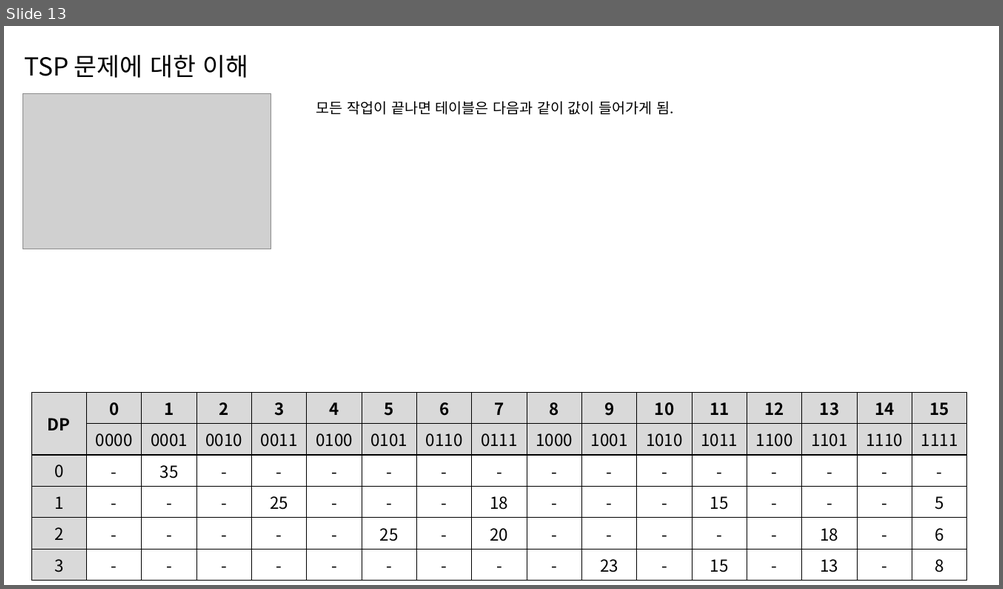
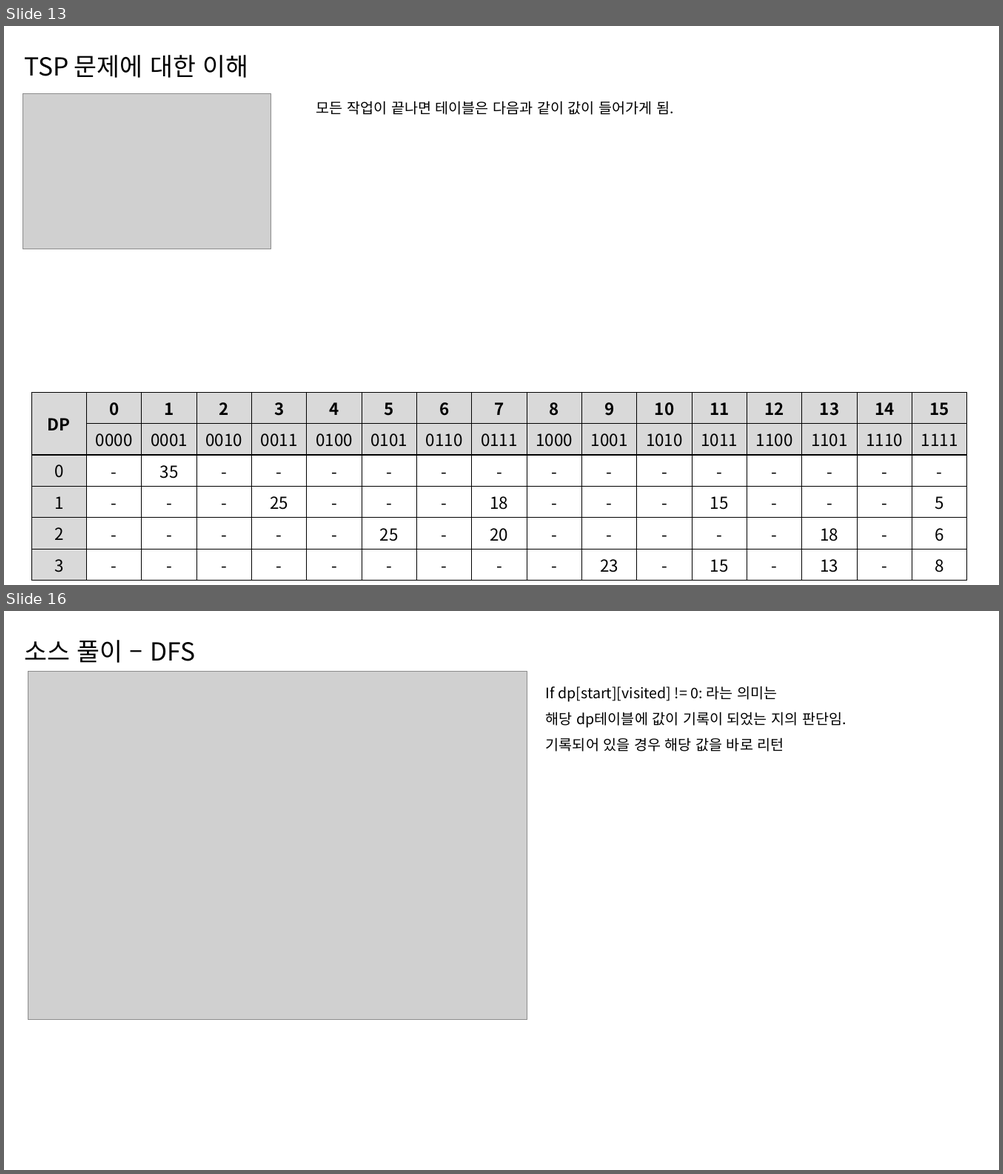
Before and after one commit to DMJester/PrivateStudy, a slide deck: DynamicProgramming/2098/백준 - 2098 ( TSP ).pptx. Shown one above the other, each under a label of ours: slide 13 before the commit, slides 13 and 16 after it; the slides between them are not shown. The pictures are 1003x589 and 1003x1174 pixels, drawn with LibreOffice and Linux fonts; fonts in the diff are those of the drawing; grey boxes stand for pictures. Boxes give left, top, right and bottom in pixels: in the first picture for what was removed or moved away, otherwise in the second. Text is boxed around its words. In the diff, an @@ line names an element or a change of style, - is before the commit and + after.

Commit message:
백준 2098 외판원 순회 문제 소스 추가

```diff
--- a/DynamicProgramming/2098/백준 - 2098 ( TSP ).pptx
+++ b/DynamicProgramming/2098/백준 - 2098 ( TSP ).pptx
@@ slide 16 added at box(4, 611, 999, 1170), background #FFFFFF @@
@@ subtitle added at box(25, 640, 195, 663), 24 pt, text #000000 @@
+소스 풀이 – DFS
@@ picture added at box(28, 672, 527, 1021) @@
@@ text added at box(546, 686, 846, 752), 14 pt, text #000000 @@
+If dp[start][visited] != 0: 라는 의미는
+해당 dp테이블에 값이 기록이 되었는 지의 판단임.
+기록되어 있을 경우 해당 값을 바로 리턴
```
Also in this commit, not shown: 4 other slides added, 1 other file.
